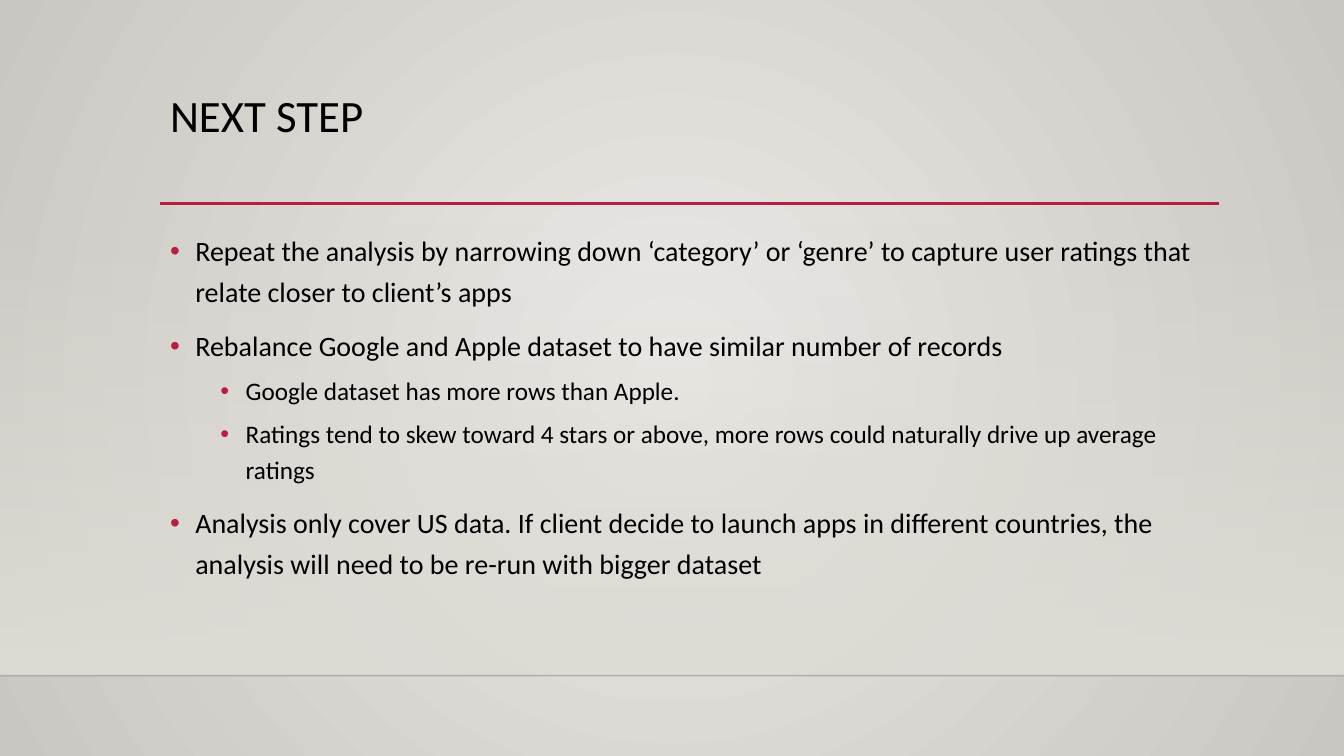
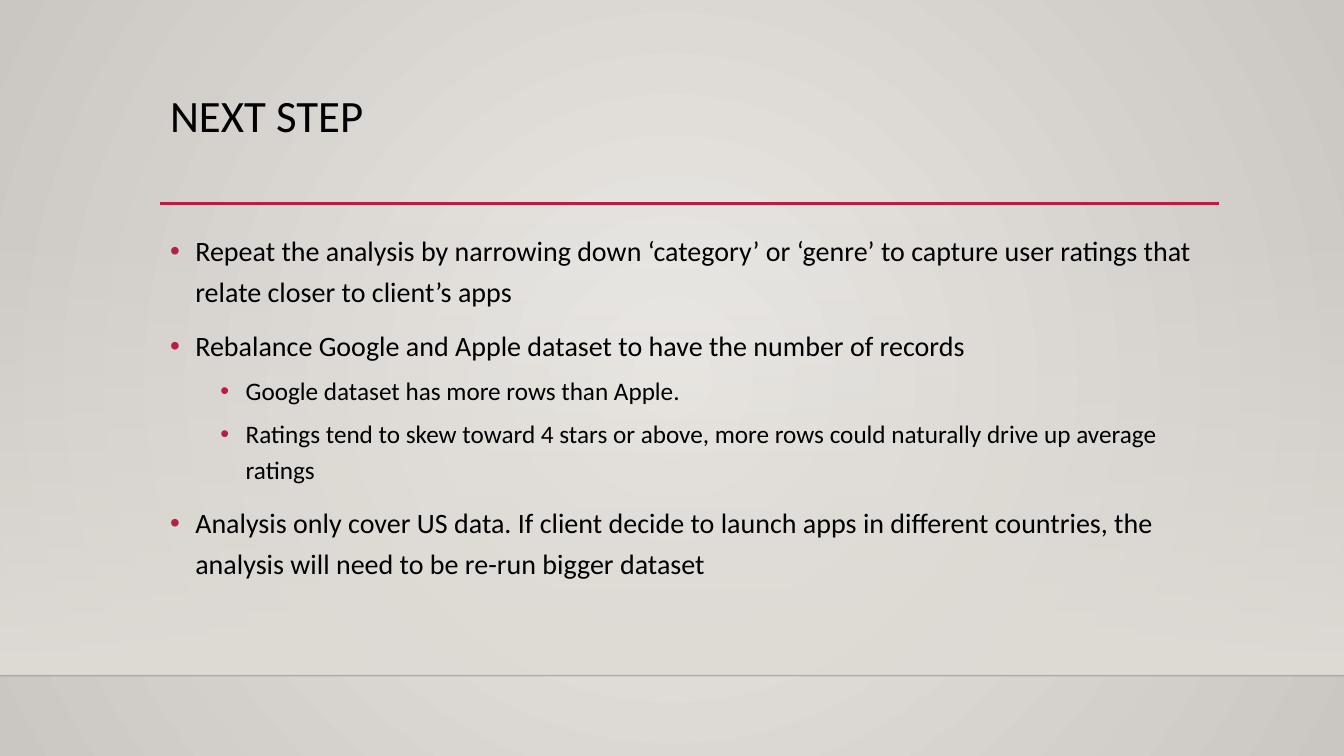
Before and after one commit to sittingman/dstrackprep, a slide deck: slide 6 of Apps/Platform analysis.pptx. Drawn at 1344x756 pixels with LibreOffice and Linux fonts; fonts in the diff are those of the drawing; background and template pictures are left out. Boxes give left, top, right and bottom in pixels: in the first picture for what was removed or moved away, otherwise in the second. Text is boxed around its words. In the diff, an @@ line names an element or a change of style, - is before the commit and + after.

```diff
--- a/Apps/Platform analysis.pptx
+++ b/Apps/Platform analysis.pptx
@@ text at (195, 336, 965, 361): text changed @@
-• Rebalance Google and Apple dataset to have similar number of records
+• Rebalance Google and Apple dataset to have the number of records
@@ text at (195, 513, 1152, 579): text changed @@
-• Analysis only cover US data. If client decide to launch apps in different countries, the analysis will need to be re-run with bigger dataset
+• Analysis only cover US data. If client decide to launch apps in different countries, the analysis will need to be re-run bigger dataset
```
Also in this commit, not shown: 3 other slides changed.
